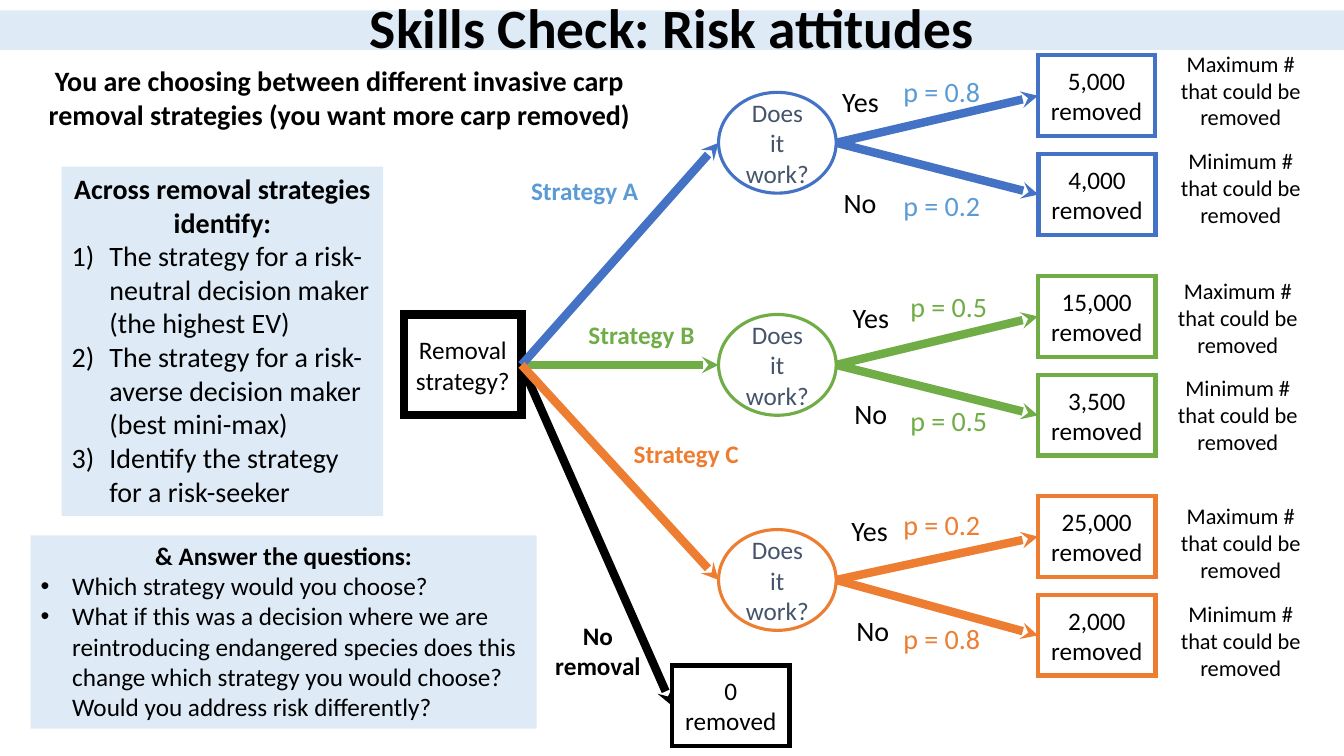
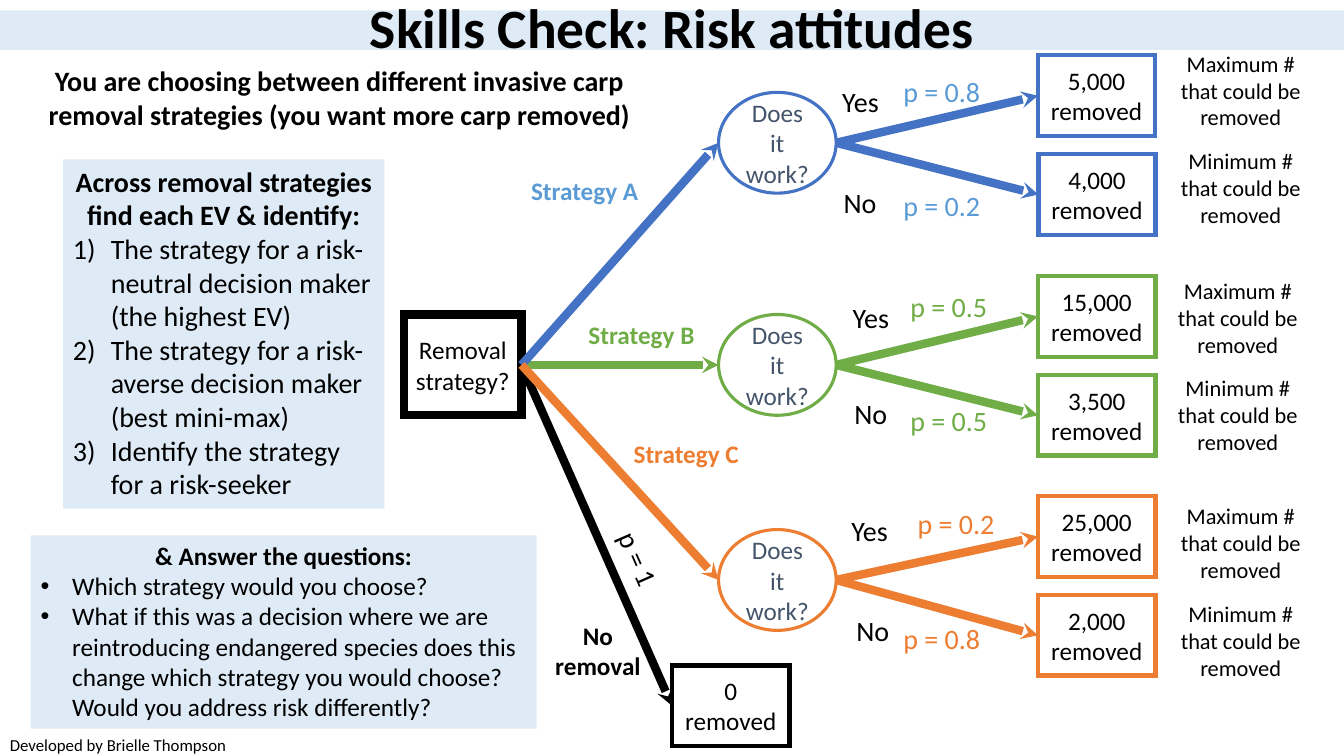
Before and after one commit to briellekthompson/NATR_8001_DecisionAnalysis_Fall25_Mizzou, a slide deck: slide 46 of material/Week7-UncertaintyPart2-Risk/Week7_SDM_Mizzou.pptx (slide 38 before the commit). Drawn at 1344x756 pixels with LibreOffice and Linux fonts; fonts in the diff are those of the drawing; background and template pictures are left out. Boxes give left, top, right and bottom in pixels: in the first picture for what was removed or moved away, otherwise in the second. Text is boxed around its words. In the diff, an @@ line names an element or a change of style, - is before the commit and + after.

```diff
--- a/material/Week7-UncertaintyPart2-Risk/Week7_SDM_Mizzou.pptx
+++ b/material/Week7-UncertaintyPart2-Risk/Week7_SDM_Mizzou.pptx
@@ rectangle "Across removal strategies find each ..." moved from (x1=62, y1=166, x2=383, y2=516) to (x1=64, y1=159, x2=385, y2=509) @@
@@ text in rectangle at (x1=76, y1=172, x2=371, y2=230): text changed @@
-Across removal strategies identify:
+Across removal strategies find each EV & identify:
@@ text "p = 0.2" moved from (x1=903, y1=517, x2=980, y2=540) to (x1=918, y1=516, x2=994, y2=539) @@
@@ text added at (x1=610, y1=539, x2=660, y2=587), 20 pt, text #000000 @@
+p = 1
@@ text added at (x1=10, y1=739, x2=226, y2=754), 12 pt, text #000000 @@
+Developed by Brielle Thompson
```
Also in this commit, not shown: 13 other slides changed, 9 slides added, 1 slide removed, 1 other file.
